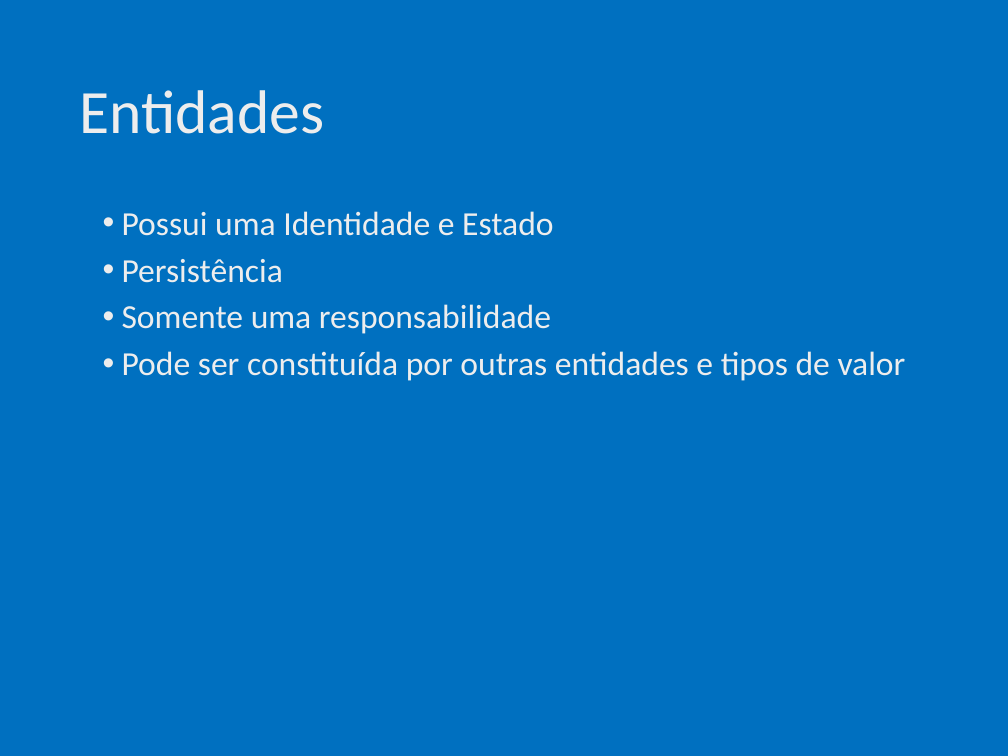
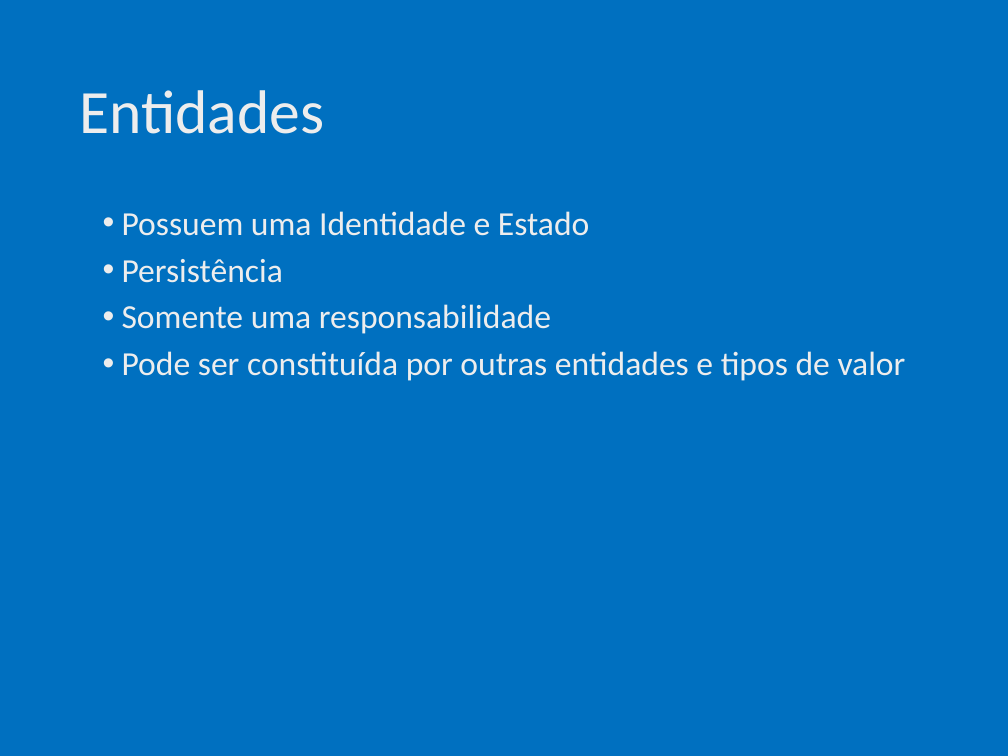
Before and after one commit to ivanpaulovich/event-sourcing-jambo, a slide deck: slide 20 of docs/Introdução ao Domain-Driven-Design (DDD).pptx. Drawn at 1008x756 pixels with LibreOffice and Linux fonts; fonts in the diff are those of the drawing. Boxes give left, top, right and bottom in pixels: in the first picture for what was removed or moved away, otherwise in the second. Text is boxed around its words. In the diff, an @@ line names an element or a change of style, - is before the commit and + after.

```diff
--- a/docs/Introdução ao Domain-Driven-Design (DDD).pptx
+++ b/docs/Introdução ao Domain-Driven-Design (DDD).pptx
@@ text at (122,211,589,236): text changed @@
-• Possui uma Identidade e Estado
+• Possuem uma Identidade e Estado
```
Also in this commit, not shown: 4 other slides changed, 1 other file.
